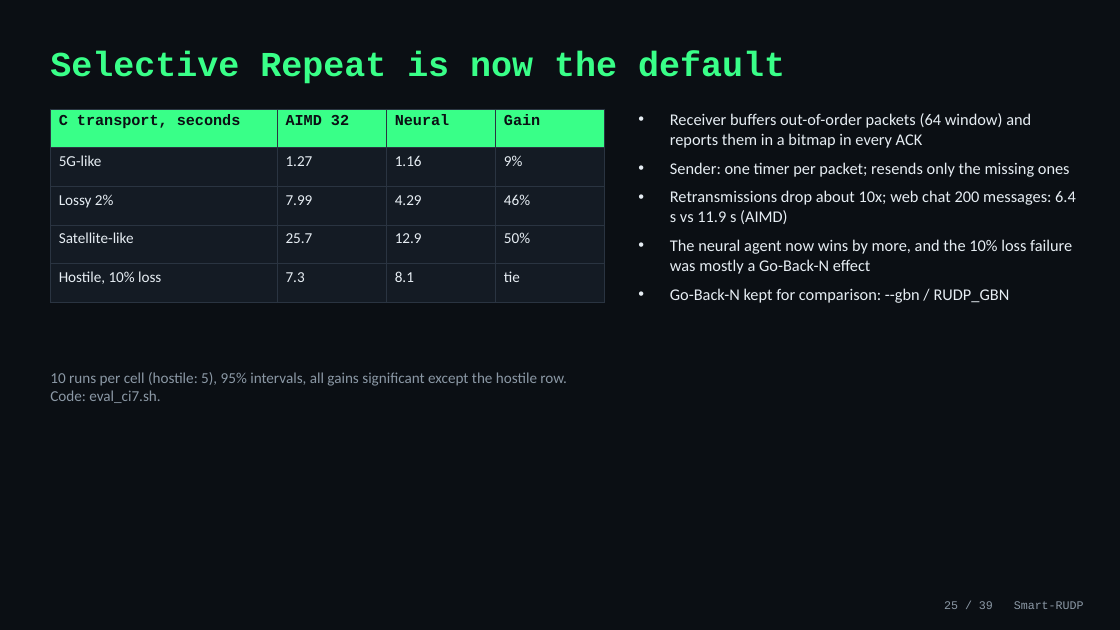
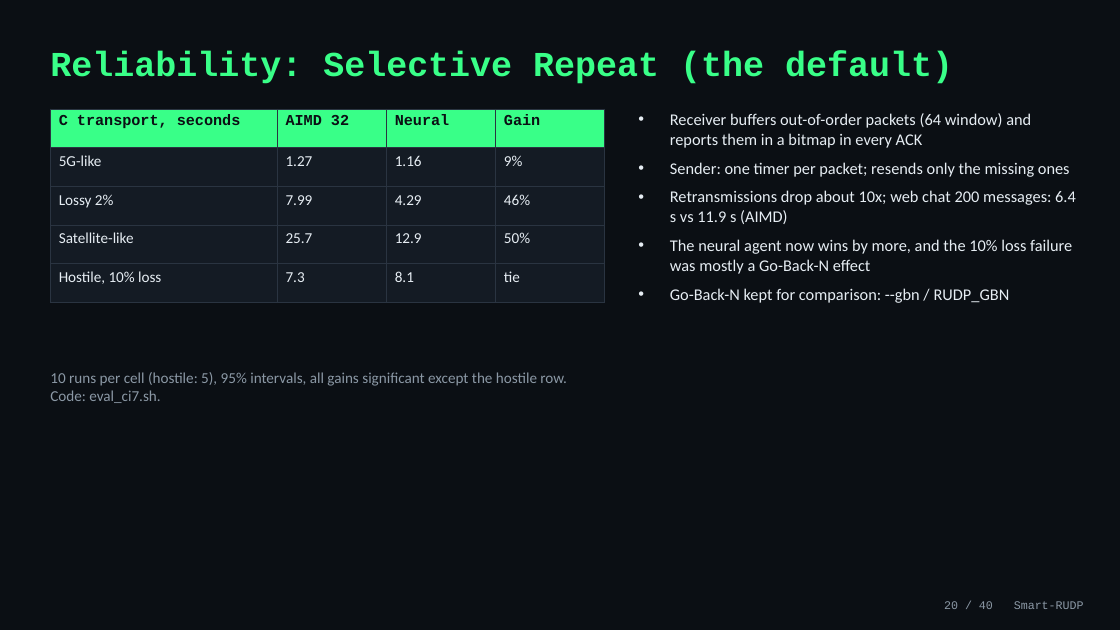
Before and after one commit to Capsturrrr/REPLIC, a slide deck: slide 20 of docs/final/RUDP_Presentation.pptx (slide 25 before the commit). Drawn at 1120x630 pixels with LibreOffice and Linux fonts; fonts in the diff are those of the drawing. Boxes give left, top, right and bottom in pixels: in the first picture for what was removed or moved away, otherwise in the second. Text is boxed around its words. In the diff, an @@ line names an element or a change of style, - is before the commit and + after.

```diff
--- a/docs/final/RUDP_Presentation.pptx
+++ b/docs/final/RUDP_Presentation.pptx
@@ text at <box>50,52,953,84</box>: text changed @@
-Selective Repeat is now the default
+Reliability: Selective Repeat (the default)
@@ text at <box>944,601,1084,609</box>: text changed @@
-25 / 39 Smart-RUDP
+20 / 40 Smart-RUDP
```
Also in this commit, not shown: 34 other slides changed, 4 slides added, 1 slide removed, 6 other files.
